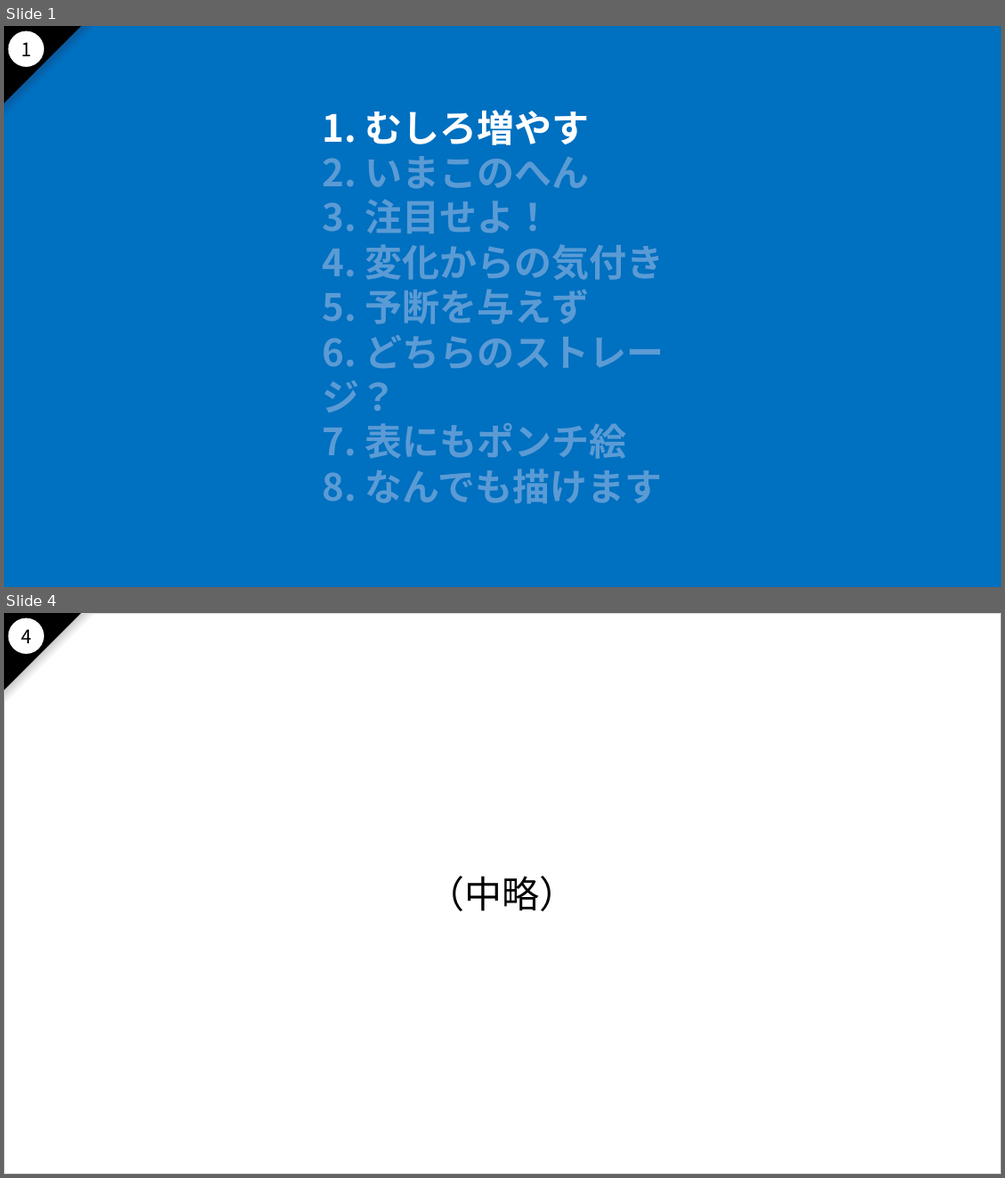
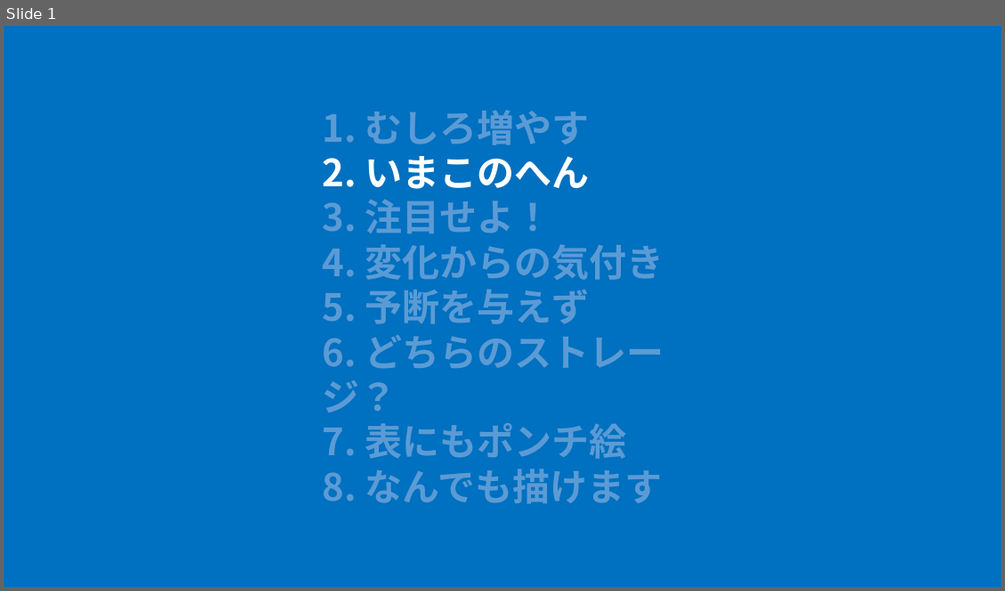
Before and after one commit to nakayama-kazuki/2021, a slide deck: pptx/power-punch-v2.pptx. Shown one above the other, each under a label of ours: slides 1 and 4 before the commit, slide 1 after it; the slides between them are not shown. The pictures are 1005x1178 and 1005x591 pixels, drawn with LibreOffice and Linux fonts; fonts in the diff are those of the drawing. Boxes give left, top, right and bottom in pixels: in the first picture for what was removed or moved away, otherwise in the second. Text is boxed around its words. In the diff, an @@ line names an element or a change of style, - is before the commit and + after.

```diff
--- a/pptx/power-punch-v2.pptx
+++ b/pptx/power-punch-v2.pptx
@@ slide 4 removed at box(4, 613, 1001, 1174), background #FFFFFF; not listed: 2 template elements that a slide beside it also shows @@
@@ right triangle removed at box(4, 613, 96, 705) @@
@@ rectangle removed at box(4, 613, 1001, 1174) @@
@@ text removed at box(21, 629, 32, 643) @@
-4
@@ text removed at box(428, 876, 577, 911) @@
-（中略）
@@ slide 1 changed as well @@
@@ right triangle removed at box(4, 26, 96, 118) @@
@@ right triangle removed at box(4, 26, 81, 103) @@
@@ ellipse removed at box(8, 30, 45, 68) @@
@@ text removed at box(21, 42, 32, 56) @@
-1
@@ text at box(322, 110, 589, 189): text colour #FFFFFF to #5B9BD5 in "1. むしろ増やす"; text colour #5B9BD5 to #FFFFFF in "2. いまこのへん" @@
```
Also in this commit, not shown: 137 other slides changed, 17 slides added, 3 other slides removed.
